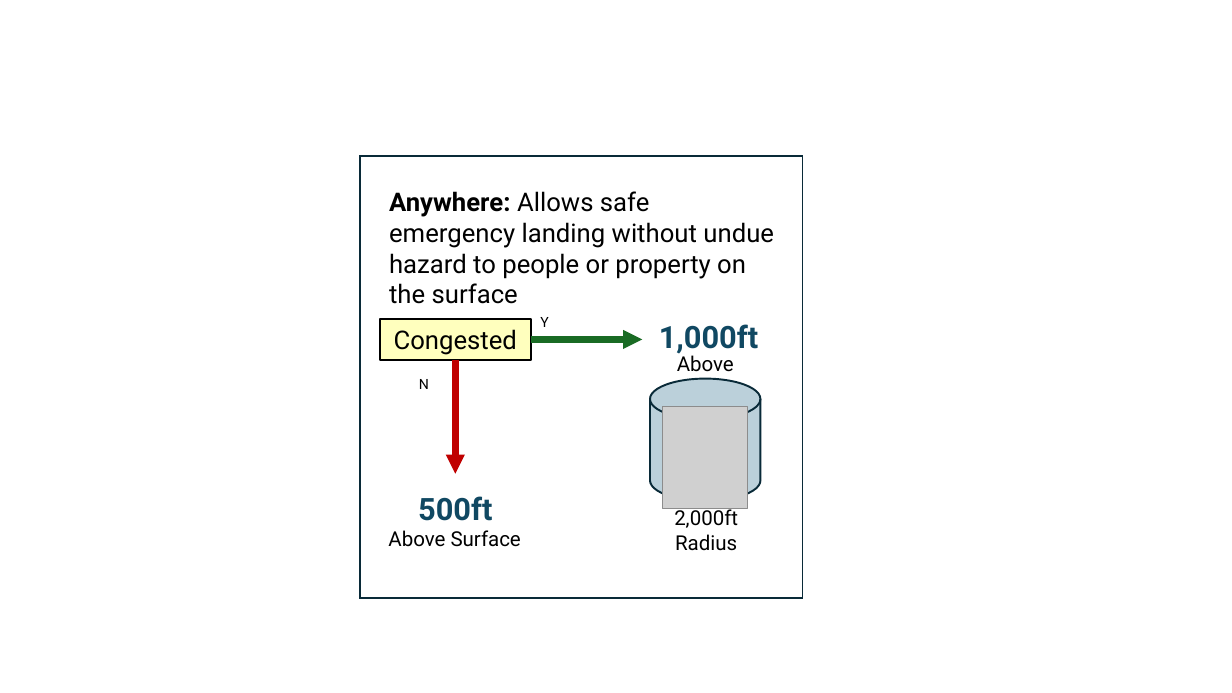
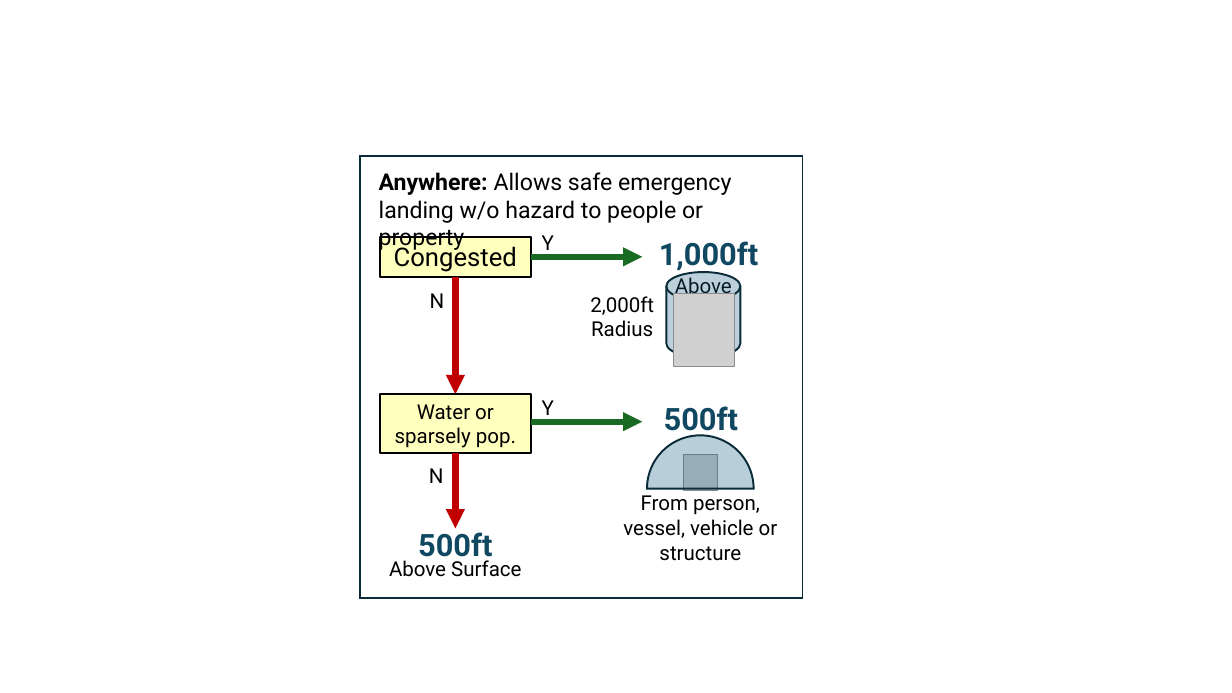
Before and after one commit to jcjollant/gakneeboard, a slide deck: slide 5 of ui/docs/Tiles.pptx. Drawn at 1232x693 pixels with LibreOffice and Linux fonts; fonts in the diff are those of the drawing; grey boxes stand for pictures. Boxes give left, top, right and bottom in pixels: in the first picture for what was removed or moved away, otherwise in the second. Text is boxed around its words. In the diff, an @@ line names an element or a change of style, - is before the commit and + after.

Commit message:
Minimum safe altitudes update

```diff
--- a/ui/docs/Tiles.pptx
+++ b/ui/docs/Tiles.pptx
@@ text at (379, 172, 731, 223): text changed; size 20 to 18 pt @@
-Anywhere: Allows safe emergency landing without undue hazard to people or property on the surface
+Anywhere: Allows safe emergency landing w/o hazard to people or property
@@ text "Y": place and size @@
-text "Y" at (540, 317, 548, 327)
+text "Y" at (542, 235, 554, 256)
@@ text "Y" at (542, 235, 554, 256): size 11 to 16 pt @@
@@ text "1,000ft": place and size @@
-text "1,000ft" at (659, 324, 759, 356)
+text "1,000ft" at (659, 241, 759, 273)
@@ 1 text, 1 rectangle, 1 arrow: place and size @@
-1 text, 1 rectangle, 1 arrow at (380, 319, 734, 372)
+1 text, 1 rectangle, 1 arrow at (380, 237, 732, 294)
@@ text "N" at (430, 293, 445, 308): size 11 to 16 pt @@
@@ text "N": place and size @@
-text "N" at (419, 379, 429, 389)
+text "N" at (430, 293, 445, 308)
@@ arrow moved from (456, 360) - (456, 474) to (456, 277) - (456, 395) @@
@@ text "2,000ft" rewrapped from (674, 506, 738, 551) to (590, 296, 654, 337) @@
@@ cylinder: place and size @@
-cylinder at (650, 379, 761, 501)
+cylinder at (666, 272, 740, 358)
@@ picture: place and size @@
-picture at (663, 407, 748, 508)
+picture at (674, 293, 736, 366)
@@ rectangle added at (380, 395, 531, 454), fill #FFFFBE, outline #000000 1.5 pt, 16 pt, text #000000 @@
+Water or sparsely pop.
@@ text added at (542, 400, 554, 421), 16 pt, text #000000 @@
+Y
@@ text "500ft": place and size @@
-text "500ft" at (369, 498, 443, 514)
+text "500ft" at (664, 406, 738, 438)
@@ text "500ft" at (664, 406, 738, 438): text colour #FFFFFF to #104862; alignment left to centre @@
@@ arrow added from (531, 421) to (642, 421), #196B24 5 pt @@
@@ chord (boxed as its full ellipse) added at (647, 435, 753, 542), fill #156082 at 30% opacity, outline #092A39 1.5 pt @@
@@ text added at (429, 468, 444, 483), 16 pt, text #000000 @@
+N
@@ arrow added from (456, 453) to (456, 529), #C00000 5 pt @@
@@ picture added at (683, 455, 717, 491) @@
@@ text added at (623, 495, 778, 561), 16 pt, text #000000 @@
+From person, vessel, vehicle or structure
@@ text "500ft" rewrapped from (418, 496, 492, 521) to (418, 532, 492, 565) @@
@@ text removed at (475, 537, 516, 547) @@
-1sm
@@ text "Above Surface": place and size @@
-text "Above Surface" at (388, 530, 521, 547)
+text "Above Surface" at (389, 560, 521, 577)
```
Also in this commit, not shown: 1 other slide changed, 2 other files.
